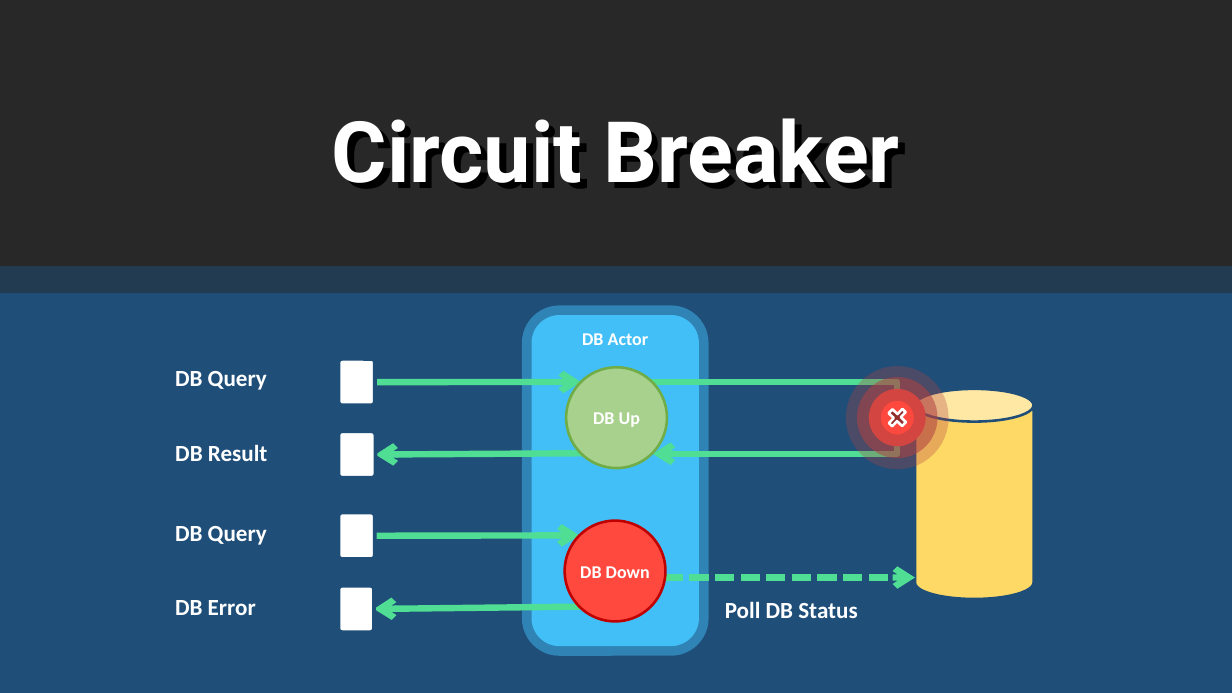
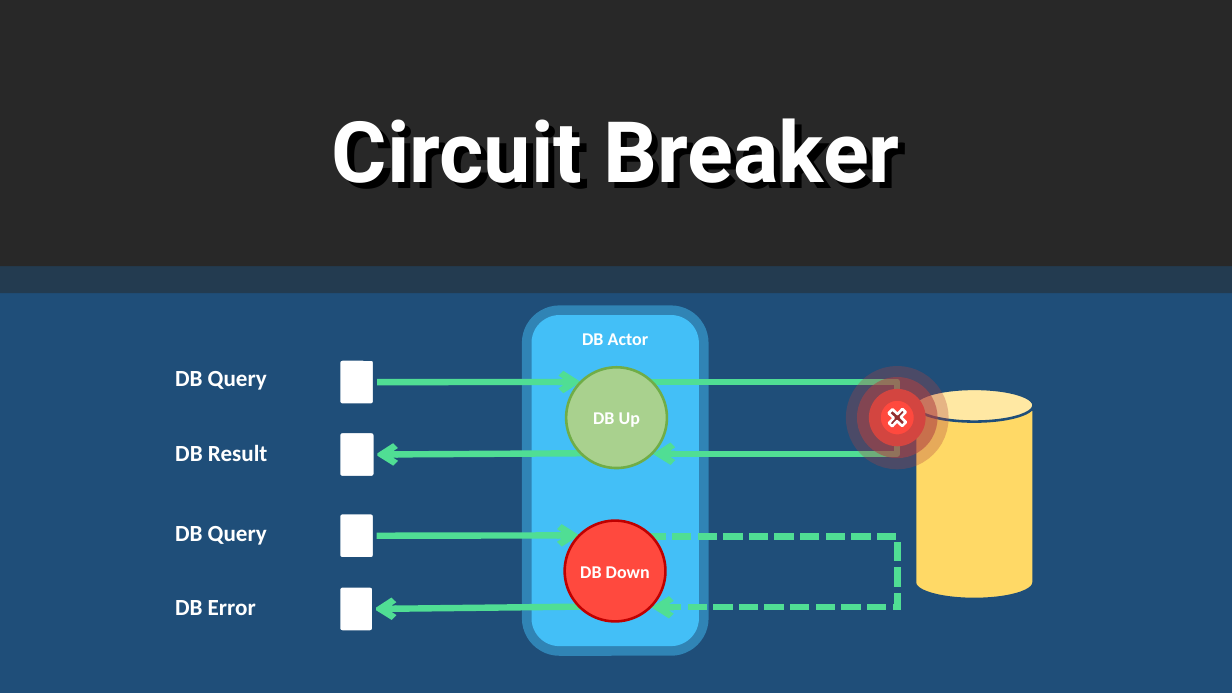
Before and after one commit to rogeralsing/Presentations, a slide deck: slide 19 of FailingGracefully/QConSP/failingactors.pptx (slide 20 before the commit). Drawn at 1232x693 pixels with LibreOffice and Linux fonts; fonts in the diff are those of the drawing. Boxes give left, top, right and bottom in pixels: in the first picture for what was removed or moved away, otherwise in the second. Text is boxed around its words. In the diff, an @@ line names an element or a change of style, - is before the commit and + after.

```diff
--- a/FailingGracefully/QConSP/failingactors.pptx
+++ b/FailingGracefully/QConSP/failingactors.pptx
@@ arrow moved from (667, 578) - (915, 578) to (651, 536) - (652, 607) @@
@@ arrow (651, 536) - (652, 607): arrow to elbow arrow @@
@@ text removed at (x1=725, y1=601, x2=857, y2=618) @@
-Poll DB Status
```
Also in this commit, not shown: 6 other slides changed, 5 slides added, 6 slides removed, 3 other files.
